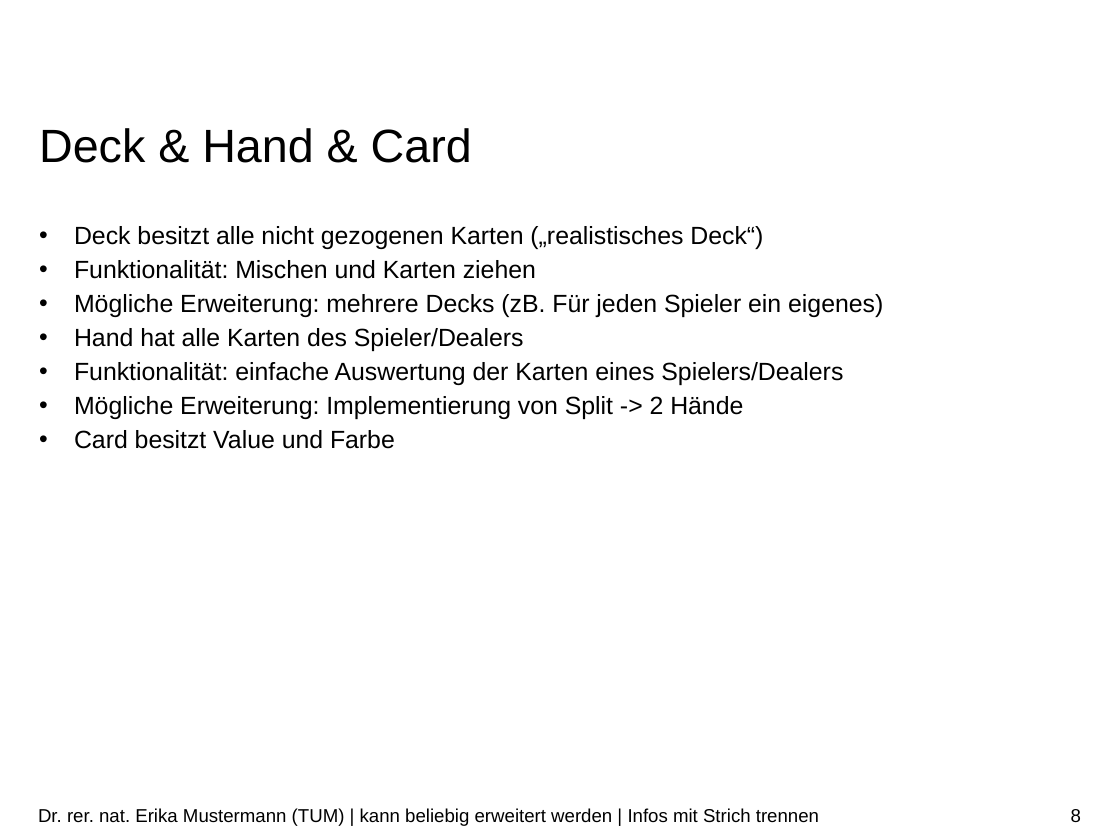
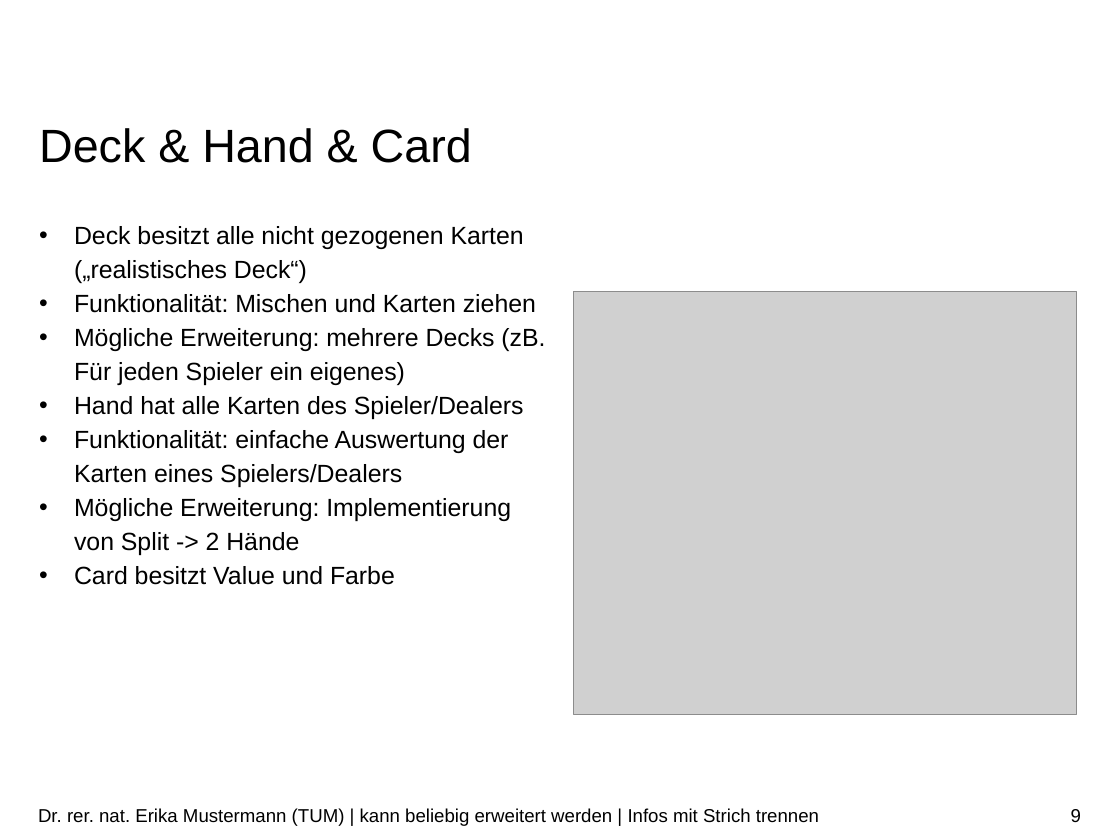
Before and after one commit to danielmeint/xml, a slide deck: slide 9 of presentation/Präsentation.pptx (slide 8 before the commit). Drawn at 1120x840 pixels with LibreOffice and Linux fonts; fonts in the diff are those of the drawing; grey boxes stand for pictures; background and template pictures are left out. Boxes give left, top, right and bottom in pixels: in the first picture for what was removed or moved away, otherwise in the second. Text is boxed around its words. In the diff, an @@ line names an element or a change of style, - is before the commit and + after.

Commit message:
added pictures to model slides

```diff
--- a/presentation/Präsentation.pptx
+++ b/presentation/Präsentation.pptx
@@ text "Deck besitzt alle nicht gezogenen ..." rewrapped from box(74, 226, 883, 449) to box(74, 226, 545, 585) @@
@@ picture added at box(573, 291, 1076, 715) @@
@@ page number at box(1071, 809, 1081, 822): text changed @@
-8
+9
```
Also in this commit, not shown: 4 other slides changed, 1 slide added, 5 other files.
